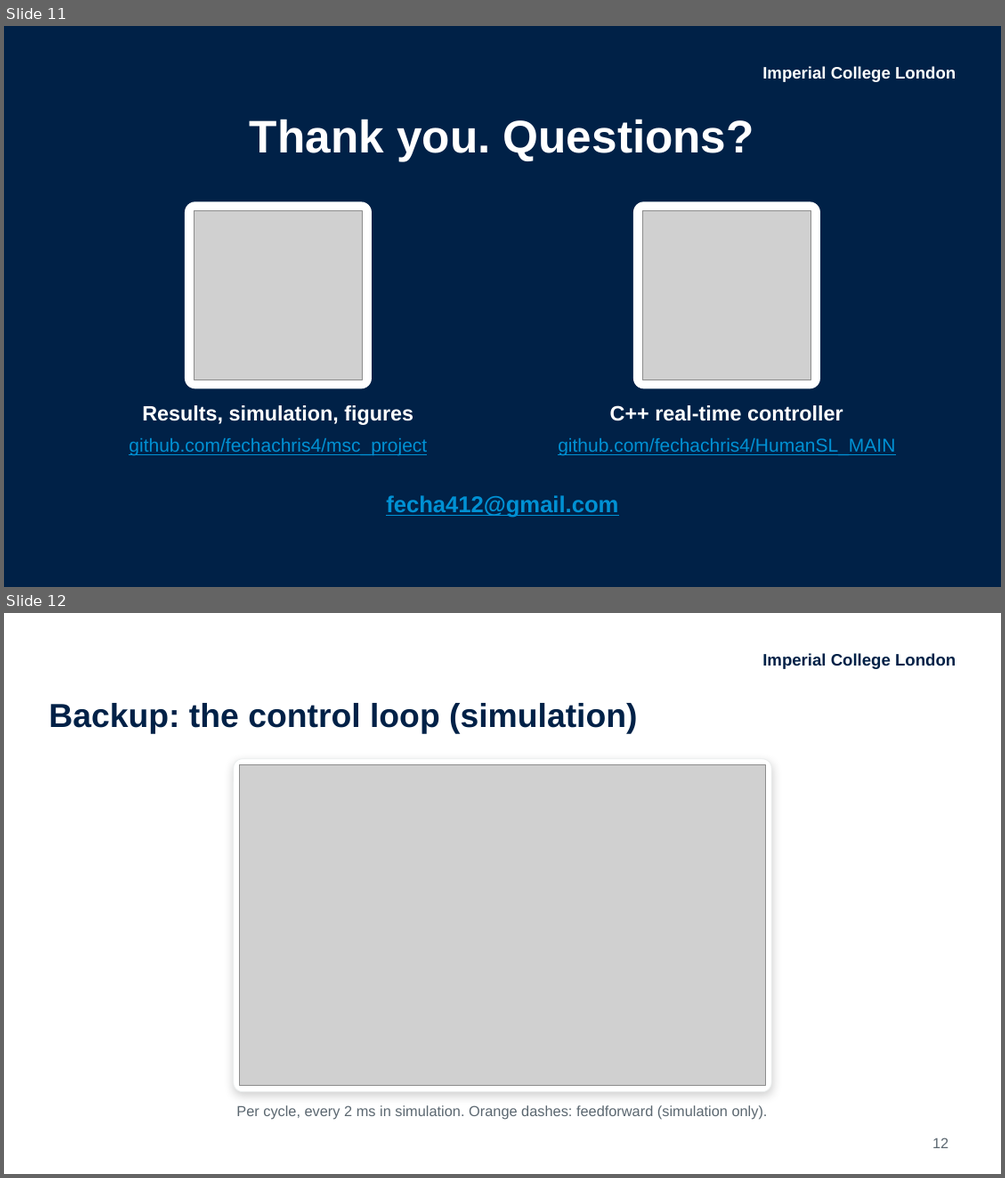
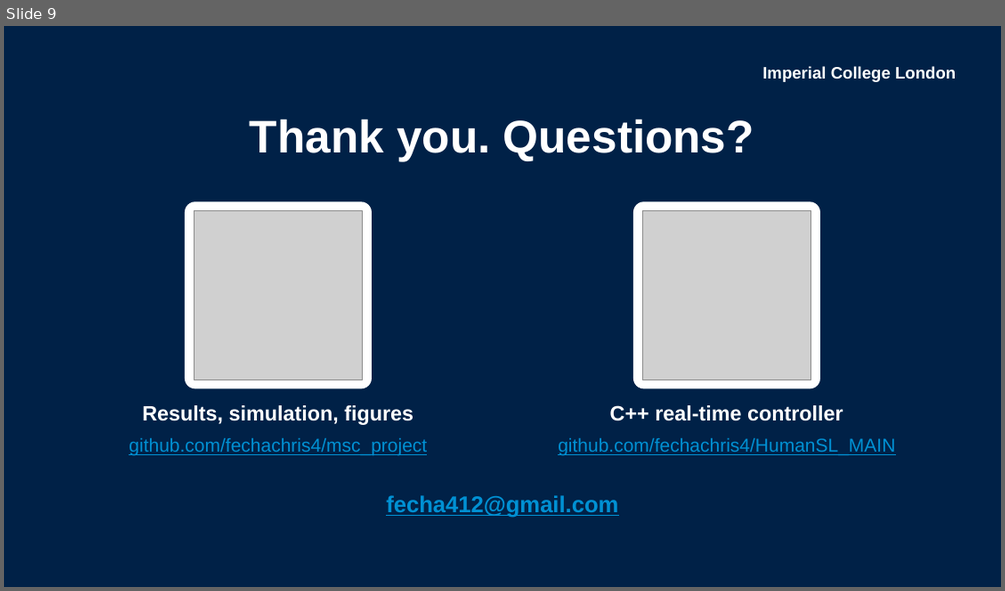
Before and after one commit to fechachris4/HumanSL_MAIN, a slide deck: presentation/World_Stable_Supernumerary_Effectors_Akabueze.pptx. Shown one above the other, each under a label of ours: slides 11 and 12 before the commit, slide 9 after it. The pictures are 1005x1178 and 1005x591 pixels, drawn with LibreOffice and Linux fonts; fonts in the diff are those of the drawing; grey boxes stand for pictures. Boxes give left, top, right and bottom in pixels: in the first picture for what was removed or moved away, otherwise in the second. Text is boxed around its words. In the diff, an @@ line names an element or a change of style, - is before the commit and + after.

```diff
--- a/presentation/World_Stable_Supernumerary_Effectors_Akabueze.pptx
+++ b/presentation/World_Stable_Supernumerary_Effectors_Akabueze.pptx
@@ slide 12 removed at bbox=[4, 613, 1001, 1174], background #FFFFFF @@
@@ text removed at bbox=[762, 653, 955, 669] @@
-Imperial College London
@@ title removed at bbox=[48, 703, 637, 734] @@
-Backup: the control loop (simulation)
@@ rounded rectangle removed at bbox=[234, 759, 772, 1092] @@
@@ picture removed at bbox=[240, 765, 766, 1086] @@
@@ text removed at bbox=[236, 1105, 768, 1119] @@
-Per cycle, every 2 ms in simulation. Orange dashes: feedforward (simulation only).
@@ page number removed at bbox=[932, 1137, 948, 1148] @@
-12
@@ what was slide 11 is now slide 9 @@
```
Also in this commit, not shown: 8 slides changed, 7 other slides removed, 3 other files.
